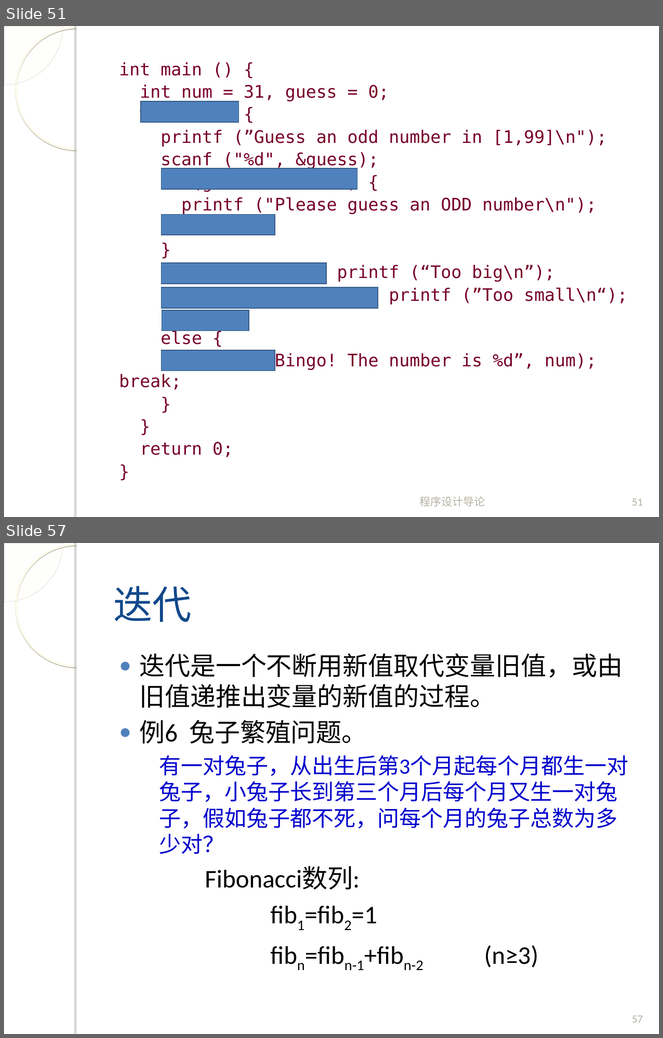
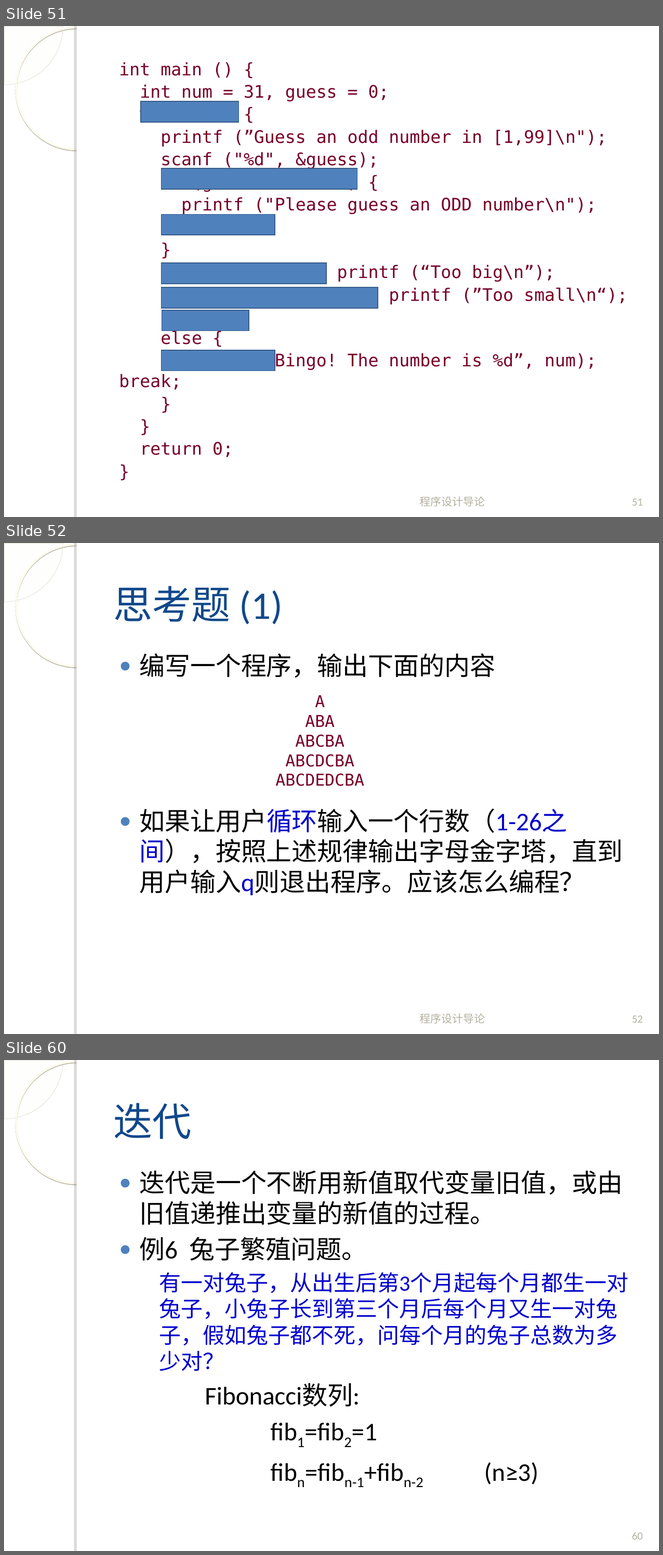
Before and after one commit to fanju1984/introduction-to-programming, a slide deck: introduction-to-programming/slides/2018/04-Control-Statement-2.ppt. Shown one above the other, each under a label of ours: slides 51 and 57 before the commit, slides 51, 52 and 60 after it; the slides between them are not shown. The pictures are 663x1038 and 663x1555 pixels, drawn with LibreOffice and Linux fonts; fonts in the diff are those of the drawing; background and template pictures are left out. Boxes give left, top, right and bottom in pixels: in the first picture for what was removed or moved away, otherwise in the second. Text is boxed around its words. In the diff, an @@ line names an element or a change of style, - is before the commit and + after.

```diff
--- a/introduction-to-programming/slides/2018/04-Control-Statement-2.ppt
+++ b/introduction-to-programming/slides/2018/04-Control-Statement-2.ppt
@@ slide 52 added at [4, 543, 659, 1034], background picture (left out); not listed: 4 template elements that a slide beside it also shows @@
@@ title added at [113, 586, 283, 625], 43 pt, text #11488B @@
+思考题 (1)
@@ text added at [139, 653, 623, 896], 28 pt, text #000000 @@
+● 编写一个程序，输出下面的内容
+● 如果让用户循环输入一个行数（1-26之间），按照上述规律输出字母金字塔，直到用户输入q则退出程序。应该怎么编程？
@@ text added at [275, 695, 364, 786], 18 pt, text #770028 @@
+A
+ABA
+ABCBA
+ABCDCBA
+ABCDEDCBA
@@ text added at [420, 1014, 486, 1024], 12 pt, text #B4B1A0 @@
+程序设计导论
@@ page number added at [632, 1016, 643, 1023], 12 pt, text #B4B1A0 @@
+52
@@ what was slide 57 is now slide 60 @@
@@ page number at [632, 1533, 643, 1540]: text changed @@
-57
+60
```
Also in this commit, not shown: 8 other slides added, 5 slides removed, 7 other files.
